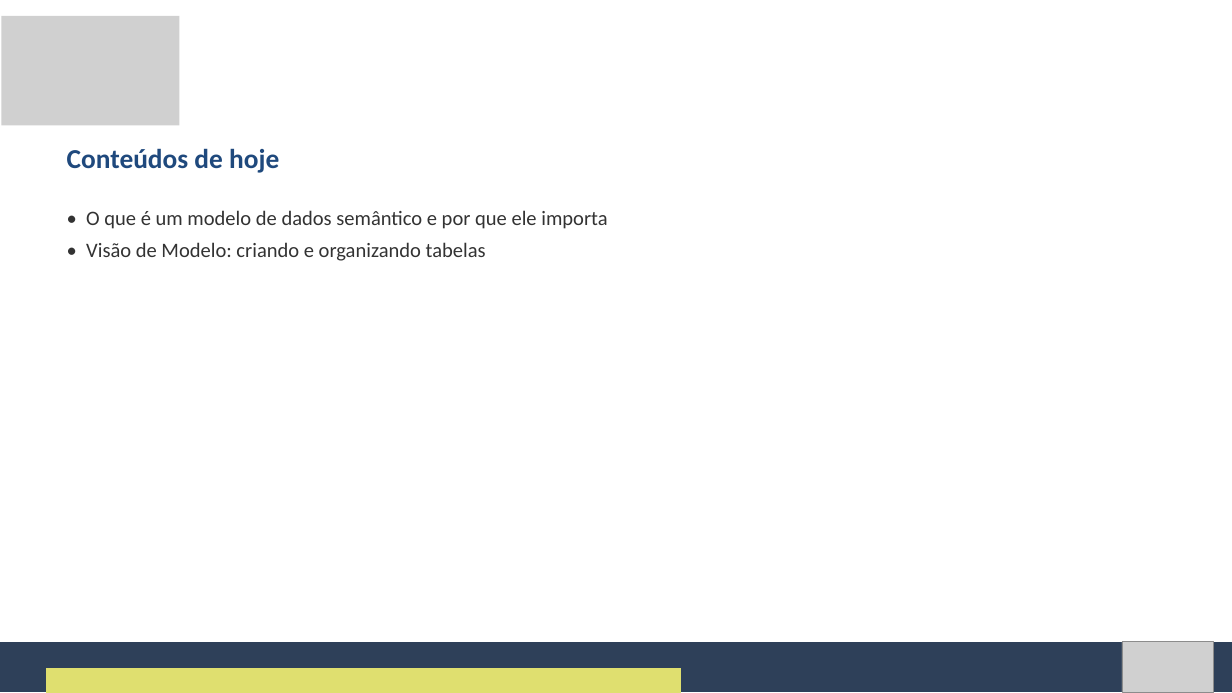
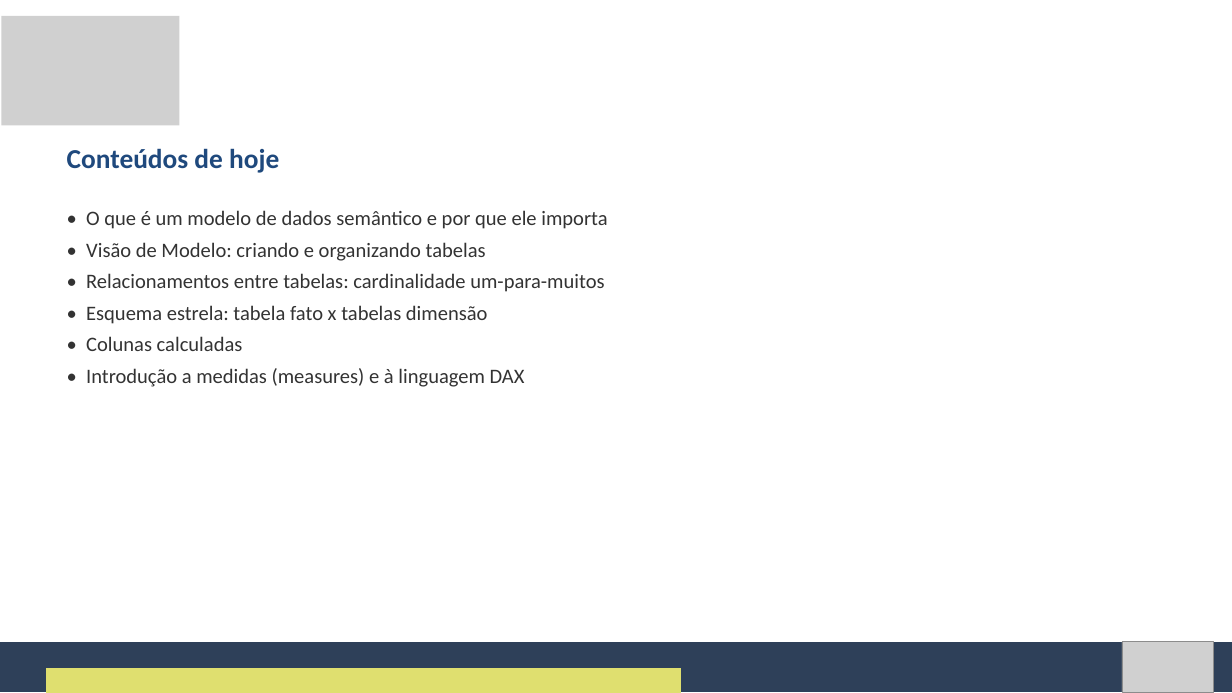
Before and after one commit to Natan20/Curso-PowerBI-Desktop-Material, a slide deck: slide 5 of Aula 03 - 04-09-2026/Aula 3 - Slides.pptx. Drawn at 1232x693 pixels with LibreOffice and Linux fonts; fonts in the diff are those of the drawing; grey boxes stand for pictures. Boxes give left, top, right and bottom in pixels: in the first picture for what was removed or moved away, otherwise in the second. Text is boxed around its words. In the diff, an @@ line names an element or a change of style, - is before the commit and + after.

```diff
--- a/Aula 03 - 04-09-2026/Aula 3 - Slides.pptx
+++ b/Aula 03 - 04-09-2026/Aula 3 - Slides.pptx
@@ text at bbox=[86, 273, 604, 387]: paragraphs added @@
+• Relacionamentos entre tabelas: cardinalidade um-para-muitos
+• Esquema estrela: tabela fato x tabelas dimensão
+• Colunas calculadas
+• Introdução a medidas (measures) e à linguagem DAX
```
Also in this commit, not shown: 2 slides removed.
